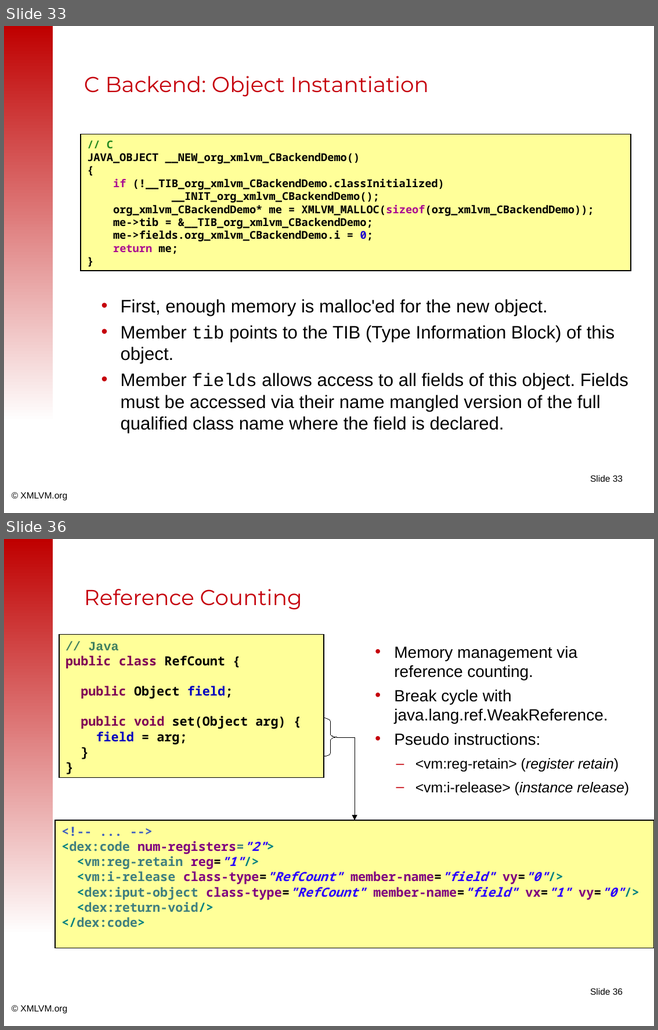
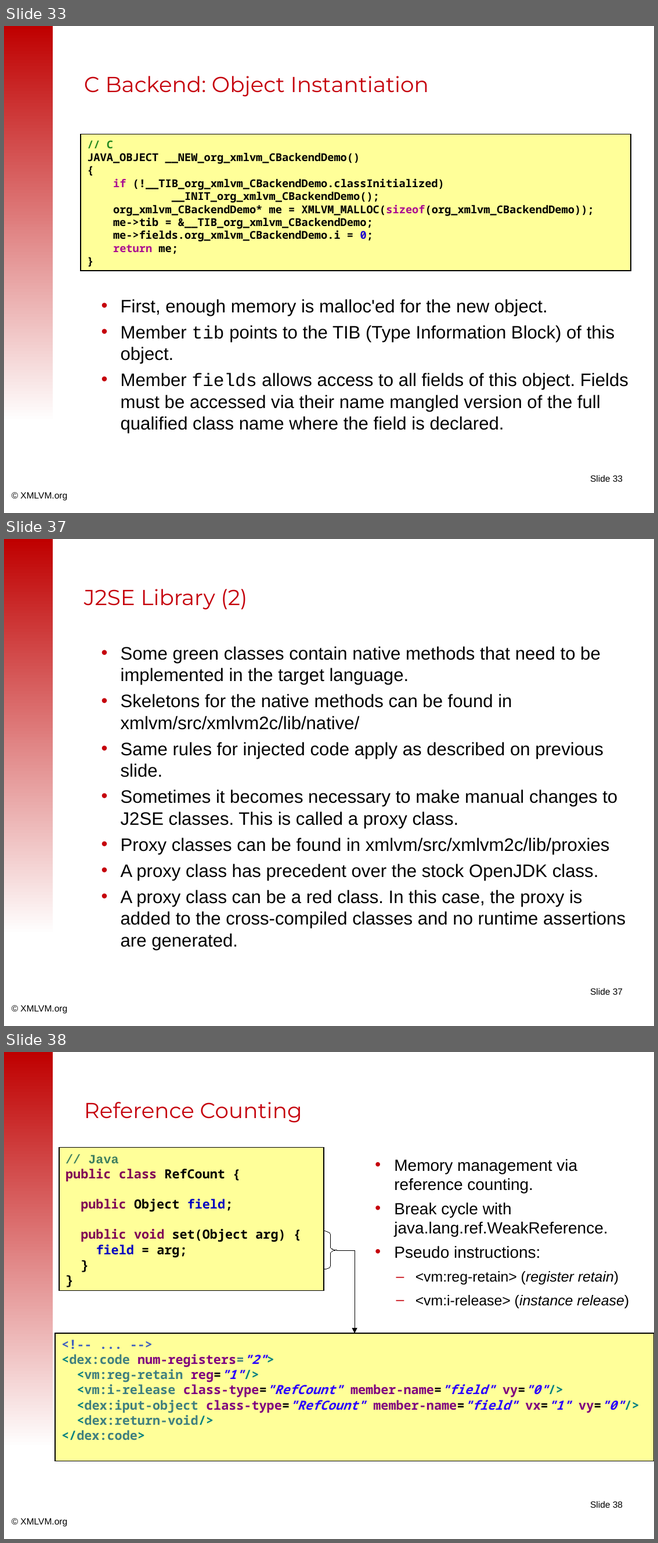
Before and after one commit to tisoft/xmlvm, a slide deck: doc/slides/android2iphone-master.odp. Shown one above the other, each under a label of ours: slides 33 and 36 before the commit, slides 33, 37 and 38 after it; the slides between them are not shown. The pictures are 658x1030 and 658x1543 pixels, drawn with LibreOffice and Linux fonts; fonts in the diff are those of the drawing; background and template pictures are left out. Boxes give left, top, right and bottom in pixels: in the first picture for what was removed or moved away, otherwise in the second. Text is boxed around its words. In the diff, an @@ line names an element or a change of style, - is before the commit and + after.

Commit message:
Add some slides on the C backend, in particular slides explaining the red/green class concept as well as the gen-c-wrappers option.

```diff
--- a/doc/slides/android2iphone-master.odp
+++ b/doc/slides/android2iphone-master.odp
@@ slide 37 added at [4,539,654,1026], background #FFFFFF; not listed: 3 template elements that a slide beside it also shows @@
@@ title added at [84,589,248,610], 24 pt, text #C5000B @@
+J2SE Library (2)
@@ text added at [121,646,625,950], 20 pt, text #000000 @@
+• Some green classes contain native methods that need to be implemented in the target language.
+• Skeletons for the native methods can be found in xmlvm/src/xmlvm2c/lib/native/
+• Same rules for injected code apply as described on previous slide.
+• Sometimes it becomes necessary to make manual changes to J2SE classes. This is called a proxy class.
+• Proxy classes can be found in xmlvm/src/xmlvm2c/lib/proxies
+• A proxy class has precedent over the stock OpenJDK class.
+• A proxy class can be a red class. In this case, the proxy is added to the cross-compiled classes and no runtime assertions are generated.
@@ what was slide 36 is now slide 38 @@
```
Also in this commit, not shown: 2 slides changed, 1 other slide added.
